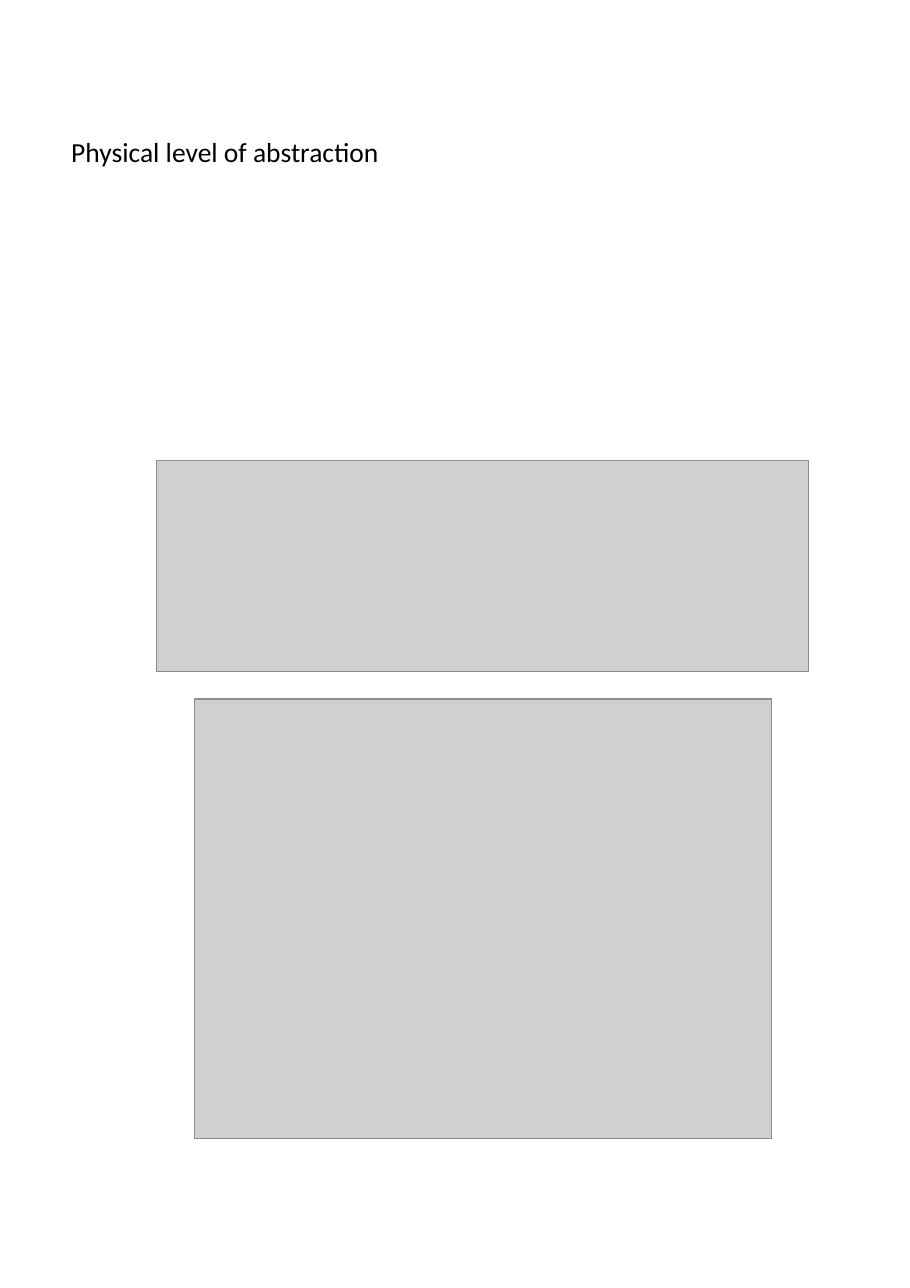
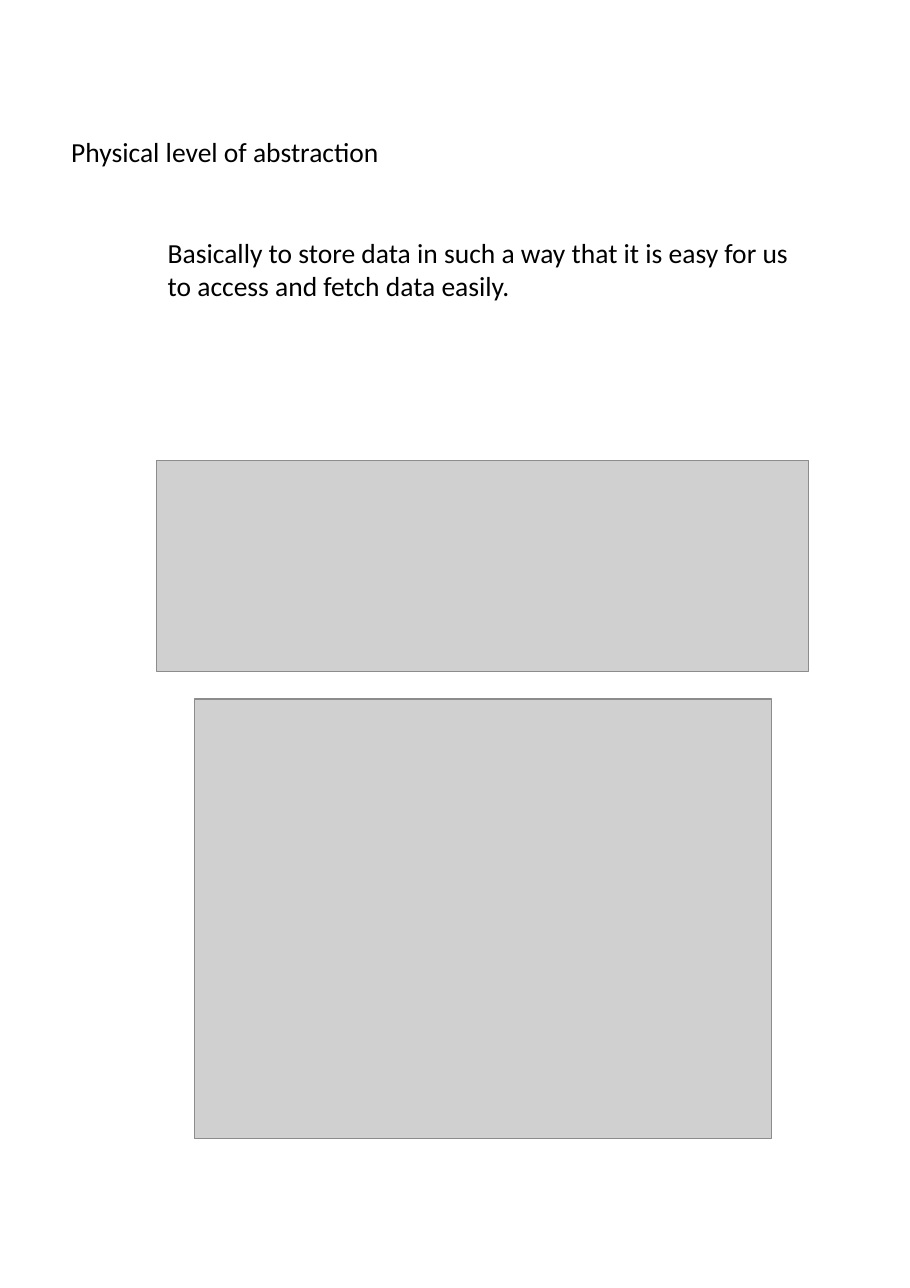
Before and after one commit to NehaTiwari2000/DBMS, a slide deck: slide 2 of DBMS Notes/lec2Notes.pptx. Drawn at 910x1288 pixels with LibreOffice and Linux fonts; fonts in the diff are those of the drawing; grey boxes stand for pictures; background and template pictures are left out. Boxes give left, top, right and bottom in pixels: in the first picture for what was removed or moved away, otherwise in the second. Text is boxed around its words. In the diff, an @@ line names an element or a change of style, - is before the commit and + after.

Commit message:
physical form of data

```diff
--- a/DBMS Notes/lec2Notes.pptx
+++ b/DBMS Notes/lec2Notes.pptx
@@ text added at (168, 244, 788, 301), 18 pt, text #000000 @@
+Basically to store data in such a way that it is easy for us to access and fetch data easily.
```
Also in this commit, not shown: 1 other file.
